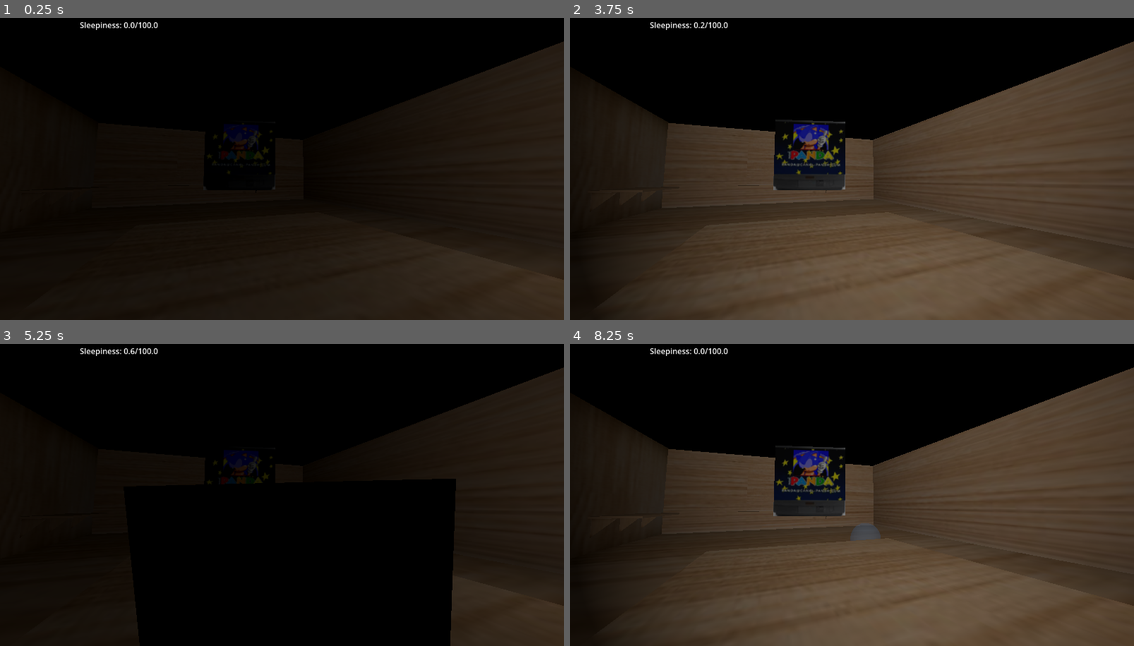
Above: before the commit, frames 1-4 (two rows, left to right).
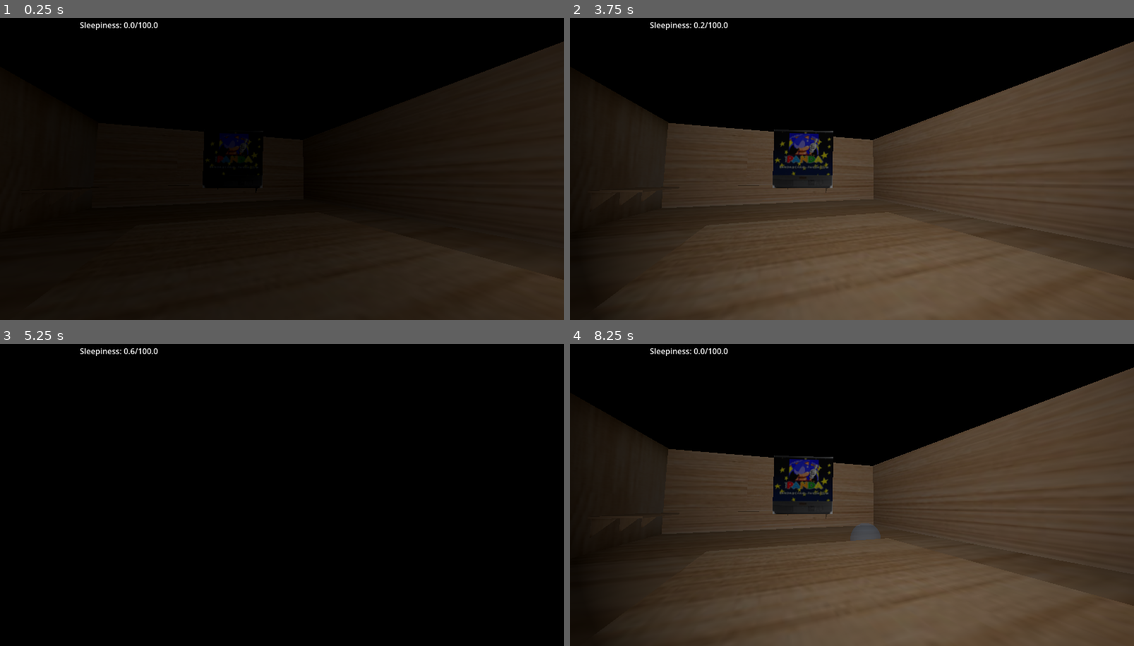
Above: after the commit, the same moments.

Repository: elskee/DDJD-Team-J
Game: Godot game, scene res://node_3d.tscn
Two runs of this game, one before a commit and one after it. Both use one fixed random seed, a clock stepped at 60 frames per second and the inputs below.
Inputs:
- Up to frame 1 (0.25 s): no input
- Up to frame 2 (3.75 s): tap Enter at 0.5, 2, 3.5 s; hold Space (closeEye) 0.53-1.28 s; tap T (toggleTV) at 1.35, 3.6 s; tap F (useFlashlight) at 2.1 s; tap Space (closeEye) at 2.75, 2.85 s
- Up to frame 3 (5.25 s): tap Space (closeEye) at 4.25 s; tap F (useFlashlight) at 4.35 s; hold Space (closeEye) from 5.03 s (still down)
- Up to frame 4 (8.25 s): release Space (closeEye) at 5.78 s; tap one key every 0.75 s from 5.85 s: T (toggleTV) F (useFlashlight) Space (closeEye) T (toggleTV)

The runs differ from the first frame. In frame 1, 0.3% of the frame differs, in the area x 36-49%, y 35-57%; in frame 2, 1.6%; in frame 3, 19%, in the area x 5-100%, y 7-100%; in frame 4, 1.6%.

Commit message:
fixed eyelid

Diff:
--- a/godot/node_3d.tscn
+++ b/godot/node_3d.tscn
@@ -8,9 +8,8 @@
 [ext_resource type="Material" uid="uid://cqsupgcddnwmw" path="res://dangerTV.tres" id="6_4arys"]
 [ext_resource type="AudioStream" uid="uid://bj0hswm8wjlsj" path="res://Saul.mp3" id="6_i5arm"]
 [ext_resource type="AudioStream" uid="uid://dpxt0i8734nu4" path="res://necoarc.mp3" id="6_wc5p8"]
-[ext_resource type="Script" uid="uid://b14udnef0cn2y" path="res://tv_controller.gd" id="7_6iypd"]
+[ext_resource type="Script" path="res://tv_controller.gd" id="7_6iypd"]
 [ext_resource type="PackedScene" uid="uid://dy6rg1715r8b3" path="res://room.tscn" id="10_6iypd"]
-
 
 [sub_resource type="Environment" id="Environment_r3fl7"]
 background_energy_multiplier = 0.0
@@ -101,8 +100,7 @@
 near = 0.055
 
 [node name="Eyelid" type="MeshInstance3D" parent="." unique_id=2098969087]
-transform = Transform3D(0.8241262, -0.09835541, -0.55780125, 0, 0.9848078, -0.17364818, 0.56640625, 0.14310801, 0.8116059, -2.1971705, 2.3796403, 3.3962846)
-visible = false
+transform = Transform3D(0.8241262, -0.09835541, -0.55780125, 0, 0.9848078, -0.17364818, 0.56640625, 0.14310801, 0.8116059, -2.1971705, 2.6545136, 4.018287)
 material_override = SubResource("StandardMaterial3D_r3fl7")
 mesh = SubResource("QuadMesh_jka67")
 
@@ -118,7 +116,7 @@
 omni_attenuation = 1.1
 
 [node name="TV" type="MeshInstance3D" parent="." unique_id=1640415367]
-transform = Transform3D(2.8922865, 0, -0.7966685, 0, 3, 0, 0.7966685, 0, 2.8922865, -0.7735424, 3.8531368, -4.594047)
+transform = Transform3D(2.8922865, 0, -0.7966685, 0, 3, 0, 0.7966685, 0, 2.8922865, -0.7735424, 3.8531368, -6.4782104)
 material_override = ExtResource("6_4arys")
 mesh = SubResource("QuadMesh_cdqbm")
 script = ExtResource("7_6iypd")
